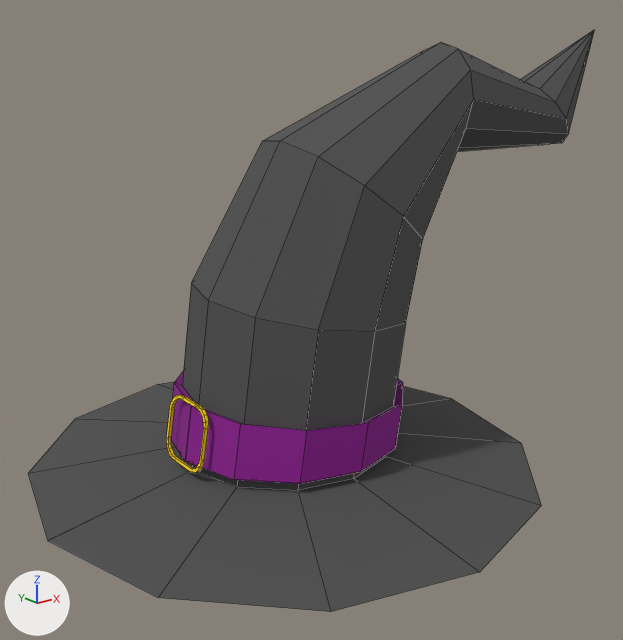
What one commit did to the FBX model Supermarkert Run/Assets/Objetos/Sombreros/Bruja/GorraBruja.fbx.
Before and after are seen from a 50 mm lens placed at (-3.02, -4.06, 2.43), pointed at (0.24, 0.01, 0.8). The lights are fixed; the arrows at lower left show +X, +Y and +Z. The first picture is the older version. Mesh edges are drawn as thin lines. Vertices at exactly the same position are counted once.

The first picture shows 'GorraBruja'.
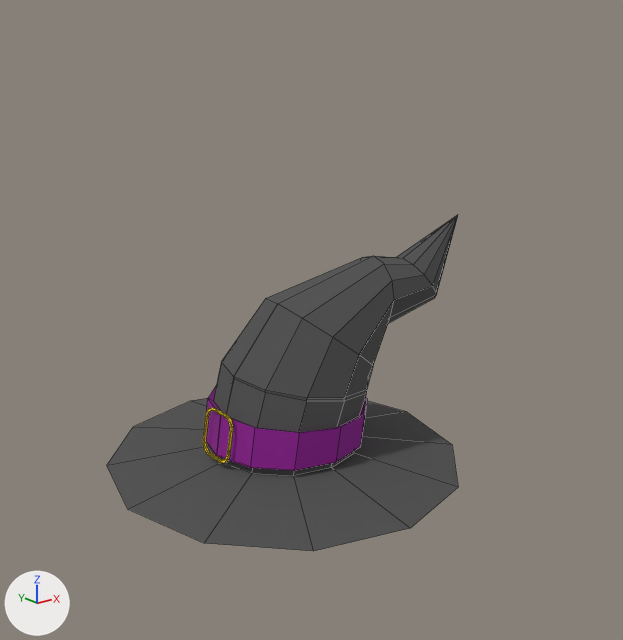
Location of each change, (x1, y1, x2, y2) in pixels of the pictures (623 x 640 px; the box of a moved part takes in the faces that stretch with it):
'GorraBruja', reshaped, moved, turned, rescaled: before (28, 29, 595, 612); after (107, 215, 458, 551)
part 1 of me_cube_005, moved or reshaped: before (166, 395, 209, 473); after (203, 407, 233, 463)
part 2 of me_cube_005, added: after (107, 215, 458, 551)
part 3 of me_cube_005, deleted: before (28, 29, 595, 612)

The edits, one by one:
me_cube_005 is used by ob_gorrabruja; location (0.0, 0.0, -0.016); scale (1.0, 1.0, 0.619).
me_cube_005 had 245 vertices, 205 faces and spanned x -1.58..2.52, y -1.64..1.64, z -0.1..4.17.
me_cube_005 now has 252 vertices, 210 faces and spans x -1.31..1.11, y -0.06..1.38, z -1.15..1.15.
me_cube_005 part 1: the loose piece of 84 vertices spanning x -0.75..-0.66, y -0.2..0.2, z 0.18..0.82 is multiplied about its middle by the matrix ((-0.7, 0.0, 0.0), (0.0, 0.0, 0.465), (0.0, 0.7, 0.0)), then moved by (1.19, 0.21, -0.49).
me_cube_005 part 2: a new loose piece of 168 vertices spanning x -1.31..1.11, y -0.06..1.38, z -1.15..1.15, in mat_material_005 (picture img_gorrabruja_png).
Part 3, on me_cube_005:
161 vertices are removed from x -1.58..2.52, y -1.64..1.64, z -0.1..4.17.
161 faces are deleted.
Object 'GorraBruja' (ob_gorrabruja) is rescaled from (1.0, 1.0, 0.619) to (1.0, 1.0, 1.0).
Object 'GorraBruja' (ob_gorrabruja) moves from (0.0, 0.0, -0.016) to (0.0, 0.0, 0.0).
Object 'GorraBruja' (ob_gorrabruja) turns from (0, 0, 0) to (90, 0, -180) degrees about x, y and z.
